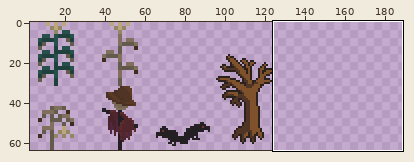
Two states of a pixel-art file, Assets/Sprites/exterior-decorations.aseprite. Above, an overview of the earlier version with the close-up marked.
Close-up. Earlier state:
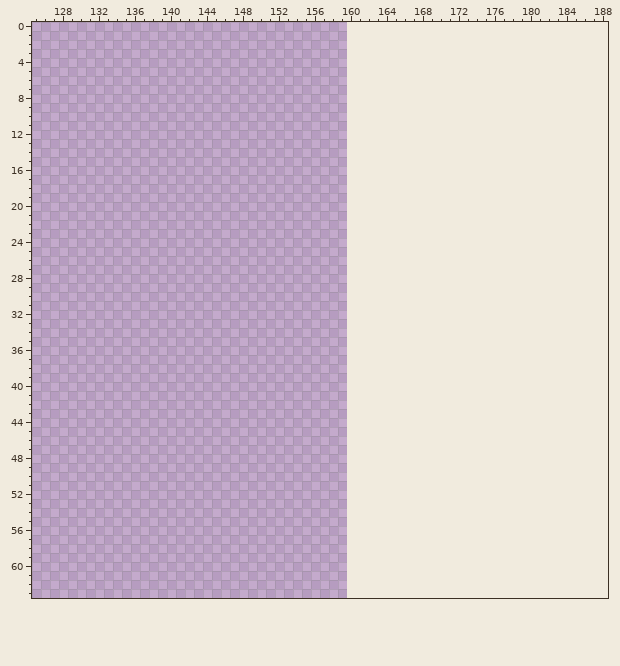
160x64 pixels, 1 frame. Colours within 5 levels of each other are drawn and written as one. Shown: x 125..188, y 0..63. The old version is drawn lined up with the new one, on the new canvas. The wide view leaves out empty margins.
After:
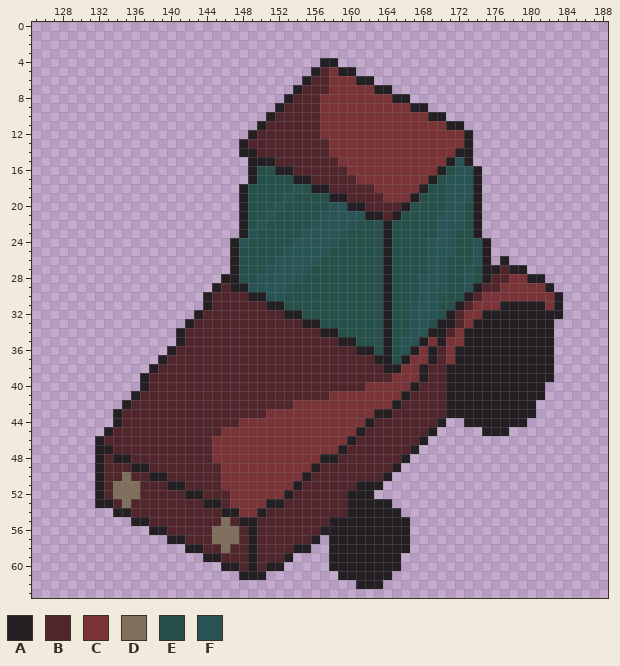
Palette (. is transparent): A #231f23  B #50262c  C #7a3337  D #806f5c  E #26504a  F #295456
Edits made:
canvas 160x64 -> 192x64
@@ x 125..188 @@
  3 ................................................................
- 4 ................................................................
- 5 ................................................................
- 6 ................................................................
- 7 ................................................................
- 8 ................................................................
- 9 ................................................................
-10 ................................................................
-11 ................................................................
-12 ................................................................
-13 ................................................................
-14 ................................................................
-15 ................................................................
-16 ................................................................
-17 ................................................................
-18 ................................................................
-19 ................................................................
-20 ................................................................
-21 ................................................................
-22 ................................................................
-23 ................................................................
-24 ................................................................
-25 ................................................................
-26 ................................................................
-27 ................................................................
-28 ................................................................
-29 ................................................................
-30 ................................................................
-31 ................................................................
-32 ................................................................
-33 ................................................................
-34 ................................................................
-35 ................................................................
-36 ................................................................
-37 ................................................................
-38 ................................................................
-39 ................................................................
-40 ................................................................
-41 ................................................................
-42 ................................................................
-43 ................................................................
-44 ................................................................
-45 ................................................................
-46 ................................................................
-47 ................................................................
-48 ................................................................
-49 ................................................................
-50 ................................................................
-51 ................................................................
-52 ................................................................
-53 ................................................................
-54 ................................................................
-55 ................................................................
-56 ................................................................
-57 ................................................................
-58 ................................................................
-59 ................................................................
-60 ................................................................
-61 ................................................................
-62 ................................................................
+ 4 ................................AA..............................
+ 5 ...............................ABCAA............................
+ 6 ..............................ABBCCCAA..........................
+ 7 .............................ABBBCCCCCAA........................
+ 8 ............................ABBBCCCCCCCCAA......................
+ 9 ...........................ABBBBCCCCCCCCCCAA....................
+10 ..........................ABBBBBCCCCCCCCCCCCAA..................
+11 .........................ABBBBBBCCCCCCCCCCCCCCAA................
+12 ........................ABBBBBBBCCCCCCCCCCCCCCCCA...............
+13 .......................ABBBBBBBBBCCCCCCCCCCCCCCCA...............
+14 .......................AABBBBBBBBCCCCCCCCCCCCCCAA...............
+15 ........................AAABBBBBBBCCCCCCCCCCCCAFA...............
+16 ........................AEEAABBBBBBCCCCCCCCCCAEFFA..............
+17 ........................AEEEEAABBBBBCCCCCCCCAEFFFA..............
+18 .......................AEEEEEFEAABBBBBCCCCCAEEFFFA..............
+19 .......................AEEEEFEEEEAABBBBCCCAEEEFFFA..............
+20 .......................AEEEFEEEEEFFAABBBBAEEEEFFEA..............
+21 .......................AEEFEEEEEFFFFFAABAEEEEFFFEA..............
+22 .......................AEFEEEEEFFFFFEEEAEEEEEFFFEA..............
+23 .......................AFEEEEEFFFFFEEEEAEEEEEFFEEA..............
+24 ......................AFEEEEEFFFFFEEEEEAEEEEFFFEEFA.............
+25 ......................AEEEEEFFFFFEEEEEEAEEEEFFFEEFA.............
+26 ......................AEEEEFFFFFEEEEEEEAEEEEFFEEEFA.A...........
+27 ......................AEEEFFFFFEEEEEEEEAEEEEFFEEFEAABAA.........
+28 .....................AAEEFFFFFEEEEEEEEEAEEEFFFEEFEABBCCAA.......
+29 ....................ABAAFFFFFEEEEEEEEEEAEEEFFFEEFABBCCCCCA......
+30 ...................ABBBBAAFFEEEEEEEEEEEAEEEFFEEEABCCCCCCCCA.....
+31 ...................ABBBBBBAAEEEEEEEEEEEAEEFFFEEABCCCAAAAACA.....
+32 ..................ABBBBBBBBBAAEEEEEEEEEAEEFFFEABCCAAAAAAAAA.....
+33 .................ABBBBBBBBBBBBAAEEEEEEEAEEFFEAABCAAAAAAAAA......
+34 ................ABBBBBBBBBBBBBBBAAEEEEEAEEFFAABCAAAAAAAAAA......
+35 ................ABBBBBBBBBBBBBBBBBAAEEEAEFFACACCAAAAAAAAAA......
+36 ...............ABBBBBBBBBBBBBBBBBBBBAAEAEFACABCAAAAAAAAAAA......
+37 ..............ABBBBBBBBBBBBBBBBBBBBBBBAAEACCABCAAAAAAAAAAA......
+38 .............ABBBBBBBBBBBBBBBBBBBBBBBBBAACCABBAAAAAAAAAAAA......
+39 ............ABBBBBBBBBBBBBBBBBBBBBBBBBBBCCCABBAAAAAAAAAAAA......
+40 ............ABBBBBBBBBBBBBBBBBBBBBBBBCCCCCABBBAAAAAAAAAAA.......
+41 ...........ABBBBBBBBBBBBBBBBBBBBBCCCCCCCCABBBBAAAAAAAAAAA.......
+42 ..........ABBBBBBBBBBBBBBBBBBCCCCCCCCCCCABBBBBAAAAAAAAAA........
+43 .........ABBBBBBBBBBBBBBBBCCCCCCCCCCCCAABBBBBBAAAAAAAAAA........
+44 .........ABBBBBBBBBBBBBCCCCCCCCCCCCCCABBBBBBBA..AAAAAAA.........
+45 ........ABBBBBBBBBBBBCCCCCCCCCCCCCCCABBBBBBBA.....AAA...........
+46 .......ABBBBBBBBBBBBCCCCCCCCCCCCCCCABBBBBBBA....................
+47 .......AABBBBBBBBBBBCCCCCCCCCCCCCCABBBBBBBA.....................
+48 .......ABAABBBBBBBBBCCCCCCCCCCCCAABBBBBBBA......................
+49 .......ABBBAABBBBBBBBCCCCCCCCCCABBBBBBBBA.......................
+50 .......ABBDBBAABBBBBBCCCCCCCCCABBBBBBBBA........................
+51 .......ABDDDBBBAABBBBCCCCCCCCABBBBBBAAA.........................
+52 .......ABDDDBBBBBAABBBCCCCCCABBBBBBAAA..........................
+53 .......AABDBBBBBBBBAABCCCCAABBBBBBBAAAAA........................
+54 .........AABBBBBBBBBBAACCABBBBBBBBBAAAAAA.......................
+55 ...........AABBBBBBBBDBAABBBBBBBBAAAAAAAAA......................
+56 .............AABBBBBDDDBABBBBBBBAAAAAAAAAA......................
+57 ...............AABBBDDDBABBBBBBA.AAAAAAAAA......................
+58 .................AABBDBBABBBBAA..AAAAAAAAA......................
+59 ...................AABBBABBBA....AAAAAAAA.......................
+60 .....................AABABAA.....AAAAAAAA.......................
+61 .......................AAA........AAAAAA........................
+62 ....................................AAA.........................
 63 ................................................................
